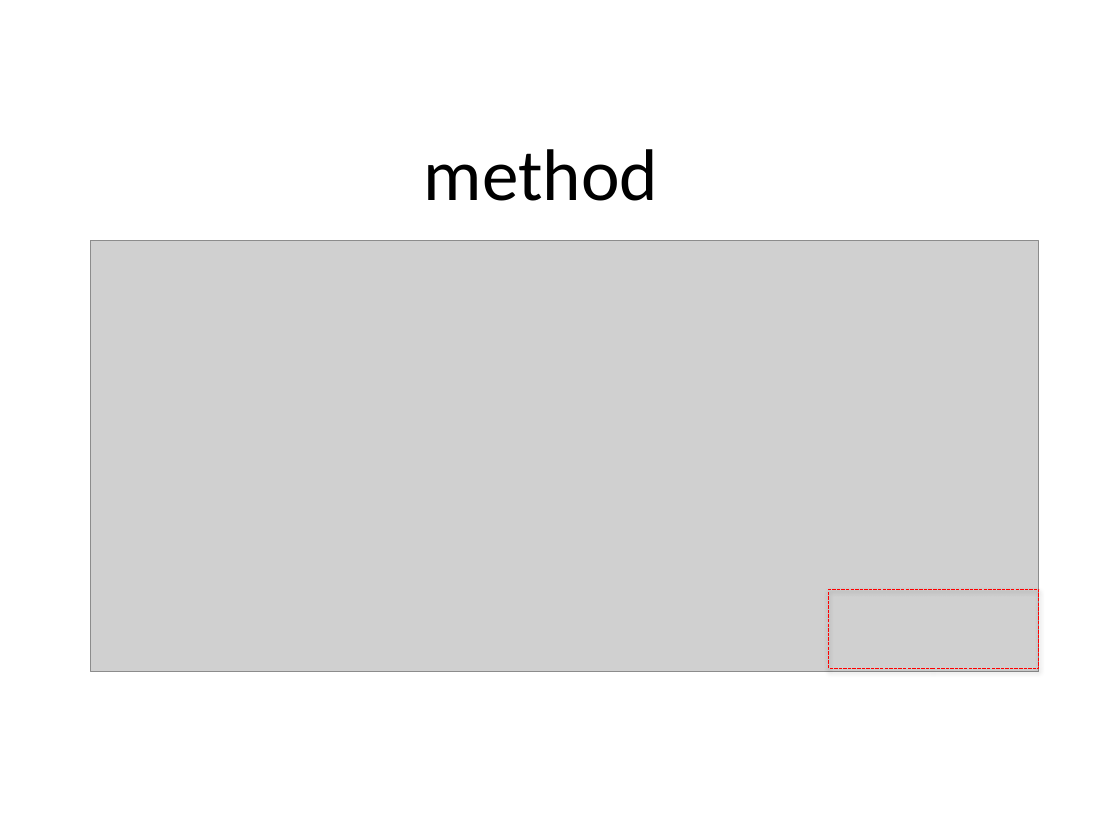
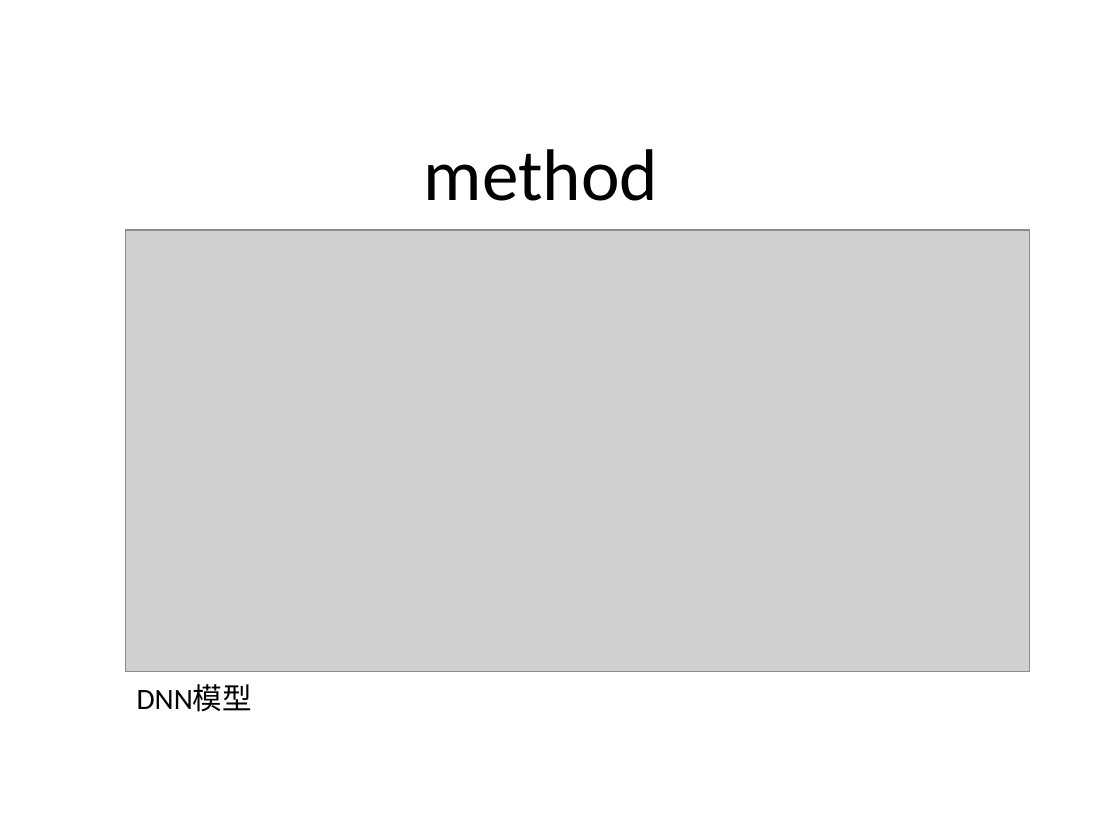
Before and after one commit to jasonfghx/lilicoco, a slide deck: slide 7 of 大學生/Deep learning-based urban big data.pptx (slide 6 before the commit). Drawn at 1120x840 pixels with LibreOffice and Linux fonts; fonts in the diff are those of the drawing; grey boxes stand for pictures. Boxes give left, top, right and bottom in pixels: in the first picture for what was removed or moved away, otherwise in the second. Text is boxed around its words. In the diff, an @@ line names an element or a change of style, - is before the commit and + after.

```diff
--- a/大學生/Deep learning-based urban big data.pptx
+++ b/大學生/Deep learning-based urban big data.pptx
@@ picture: place and size @@
-picture at <box>91,241,1039,672</box>
+picture at <box>125,230,1030,671</box>
@@ rectangle removed at <box>829,589,1038,669</box> @@
@@ text added at <box>137,684,252,712</box>, 19 pt, text #000000 @@
+DNN模型
```
Also in this commit, not shown: 3 other slides changed, 7 slides added, 8 slides removed.
